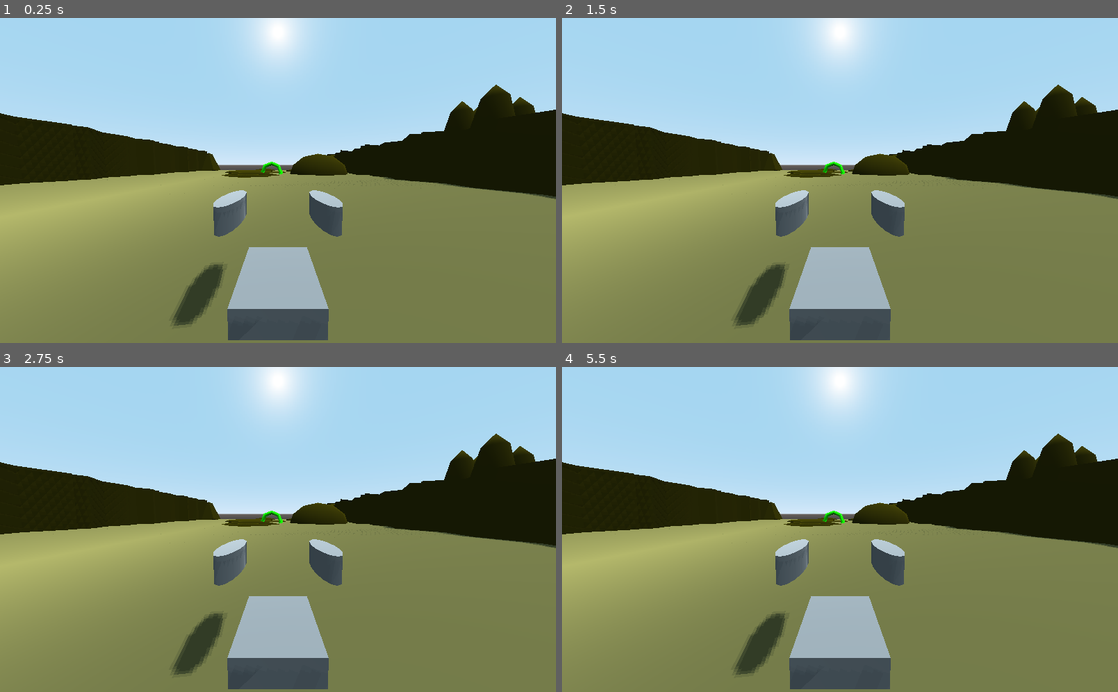
Above: before the commit, frames 1-4 (two rows, left to right).
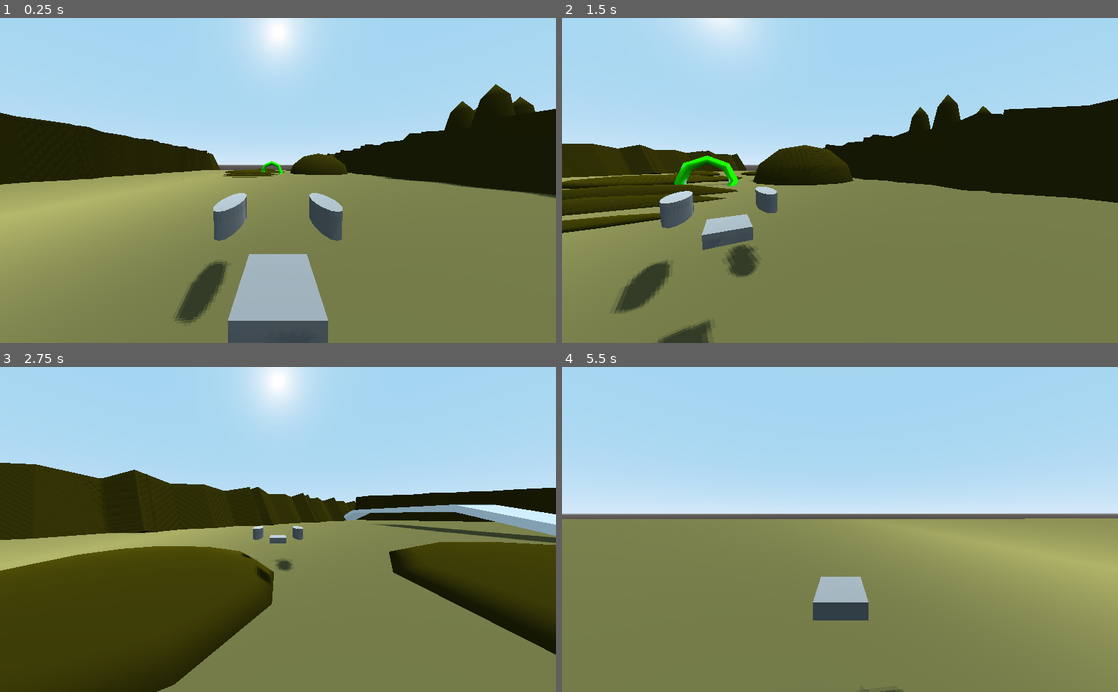
Above: after the commit, the same moments.

Repository: gamkedo-la/aero-junkers
Game: Godot game, scene res://Scenes/Main.tscn
The game is run twice, just before and just after one commit, with the same random seed, the same clock (stepped at 60 frames per second) and the same inputs.
Inputs (mouse positions are in pixels of both pictures, inside the frame that each line leads up to):
- Up to frame 1 (0.25 s): no input
- Up to frame 2 (1.5 s): move the mouse to (867, 180) at 0.52 s; hold W (accelerate) from 0.53 s (still down); tap V (cam_toggle) at 0.6 s; move the mouse to (812, 180) at 1.27 s; tap C (chase_cam) at 1.35 s
- Up to frame 3 (2.75 s): keep holding W (accelerate); move the mouse to (289, 523) at 2.02 s; press the mouse at (289, 523) at 2.03 s
- Up to frame 4 (5.5 s): keep holding W (accelerate); move the mouse to (834, 536) at 2.77 s; release the mouse at (834, 536) at 2.78 s; tap V (cam_toggle) at 2.85, 5.1 s; move the mouse to (878, 532) at 3.52 s; tap C (chase_cam) at 3.6 s; move the mouse to (795, 526) at 4.27 s; click (795, 526) at 4.35 s; move the mouse to (845, 529) at 5.02 s

The runs differ from the first frame. In frame 1, 2.2% of the frame differs, in the area x 0-100%, y 20-100%; in frame 2, 25%; in frame 3, 39%; in frame 4, 36%.
Error before the commit: Parse Error: Variable "max_speed" already exists in this class (at line: 6). (res://Scripts/aerojunker.gd:16)

Commit message:
fix merge issues

Diff:
--- a/Scripts/aerojunker.gd
+++ b/Scripts/aerojunker.gd
@@ -3,14 +3,6 @@
 
 signal switch_cam
 
-var max_speed = 4000 #units/second
-var altitude_adjust_speed = 5 #units/second
-var acceleration = Vector3.ZERO
-var acceleration_direction = 0
-var turn_direction = 0
-var velocity = Vector3.ZERO
-var target_altitude = Vector3.UP * 3
-var health = 100
 var gravity: Vector3 = ProjectSettings.get_setting("physics/3d/default_gravity_vector") * ProjectSettings.get_setting("physics/3d/default_gravity")
 
 var max_speed: float = 10000.0 #units/second
@@ -20,6 +12,7 @@
 var target_altitude: Vector3 = Vector3.UP * 3
 var verticle_bob_amplitude: float = 2
 var verticle_bob_period: float = 200.0
+var health = 100
 
 # Follow Cam Variables
 onready var followcam: Camera = $ChaseCam
@@ -53,7 +46,7 @@
 	velocity = global_transform.basis.orthonormalized().xform(velocity)
 
 	velocity = move_and_slide(velocity, Vector3.UP)
-	moveToTargetAltitude(delta)
+	maintainAltitude(delta)
 
 	for index in range(get_slide_count()):
 		var collision = get_slide_collision(index)
